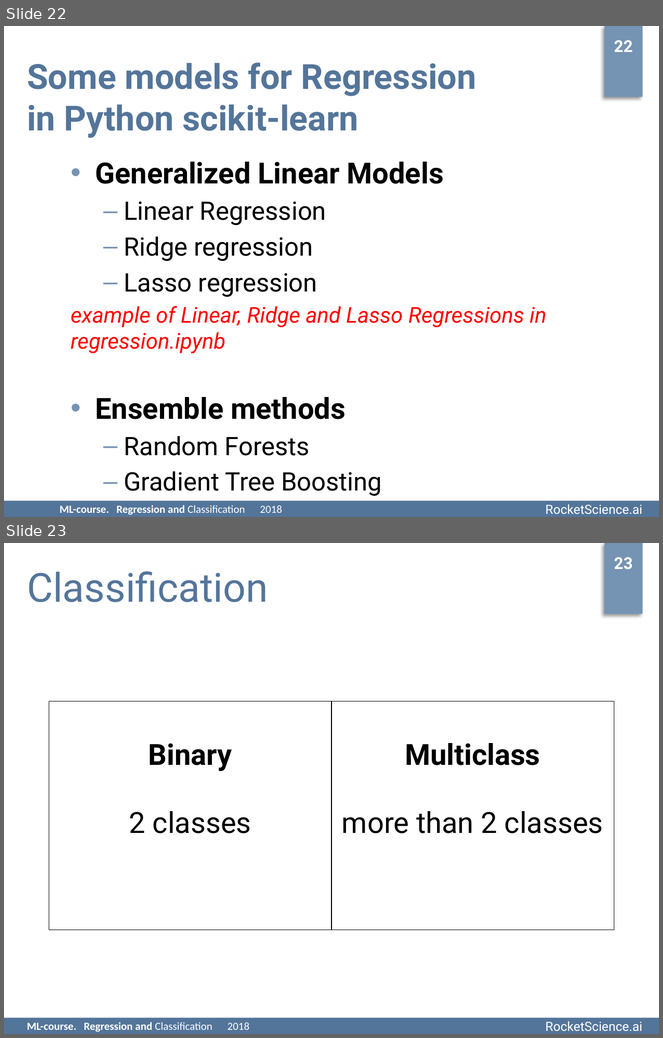
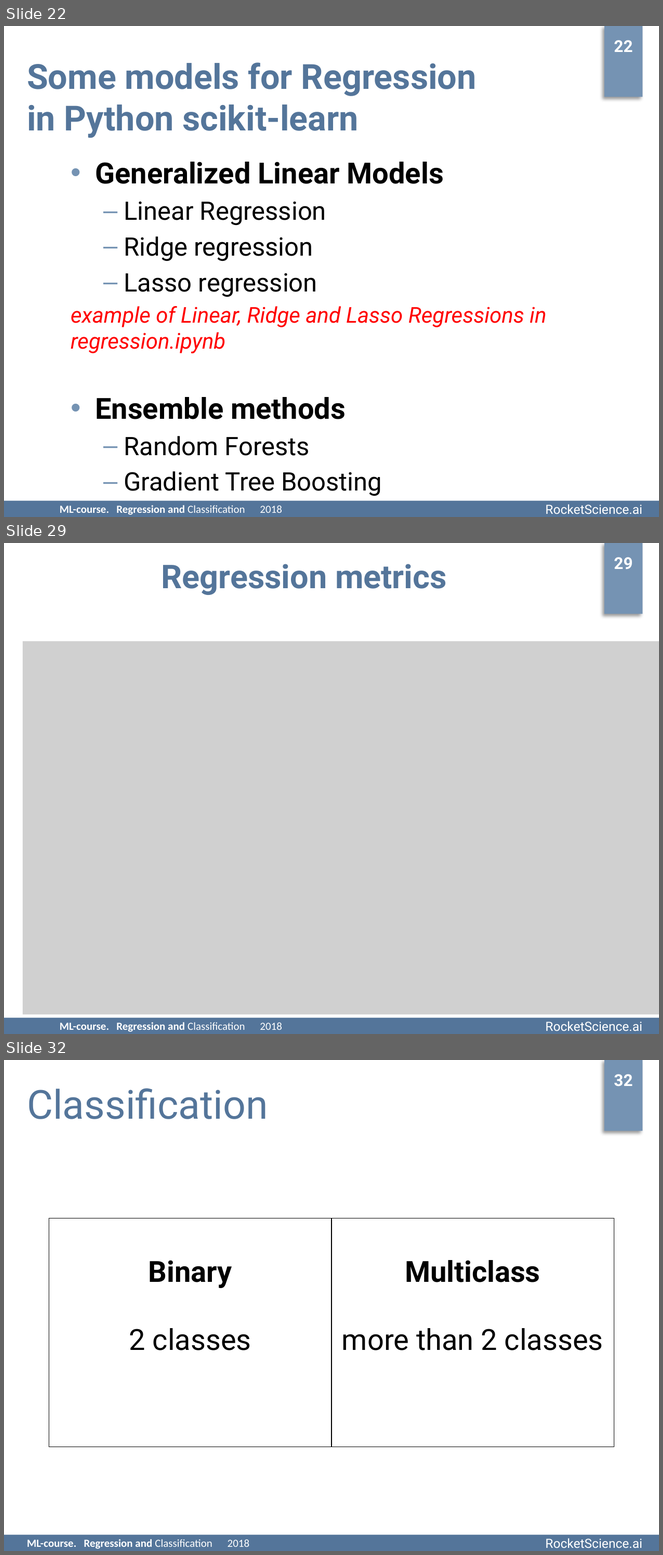
Before and after one commit to rjaffk/tensorby, a slide deck: lecture_2/presentation/lecture_2.pptx. Shown one above the other, each under a label of ours: slides 22 and 23 before the commit, slides 22, 29 and 32 after it; the slides between them are not shown. The pictures are 663x1038 and 663x1555 pixels, drawn with LibreOffice and Linux fonts; fonts in the diff are those of the drawing; grey boxes stand for pictures; background and template pictures are left out. Boxes give left, top, right and bottom in pixels: in the first picture for what was removed or moved away, otherwise in the second. Text is boxed around its words. In the diff, an @@ line names an element or a change of style, - is before the commit and + after.

```diff
--- a/lecture_2/presentation/lecture_2.pptx
+++ b/lecture_2/presentation/lecture_2.pptx
@@ slide 29 added at (4,543,659,1034), background #FFFFFF; not listed: 2 template elements that a slide beside it also shows @@
@@ text added at (614,557,633,569), 18 pt, text #FFFFFF, bold @@
+29
@@ title added at (162,564,447,595), 36 pt, text #54759A, bold @@
+Regression metrics
@@ picture added at (22,641,659,1015) @@
@@ text added at (60,1022,282,1032), 12 pt, text #FFFFFF, bold @@
+ML-course. Regression and Classification 2018
@@ what was slide 23 is now slide 32 @@
@@ page number at (614,1074,633,1086): text changed @@
-23
+32
```
Also in this commit, not shown: 11 slides changed, 8 other slides added, 6 other files.
